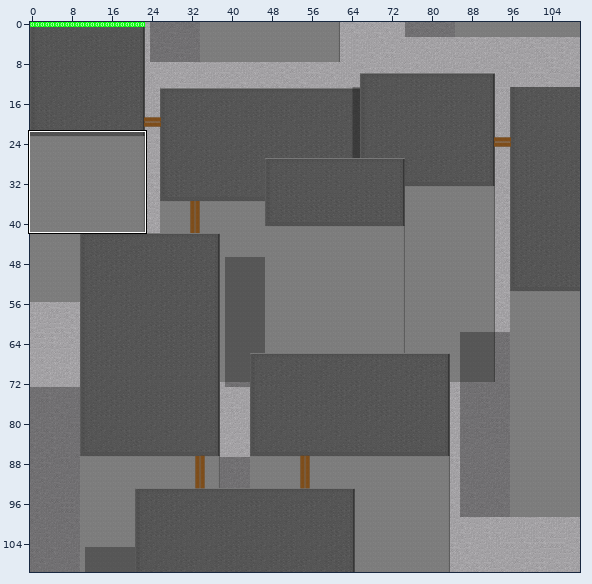
Tiled map (JSON): main/resources/worlds/RooftopMid.json. Above: a wide view before the commit, with the close-up outlined.
Close-up. As it was:
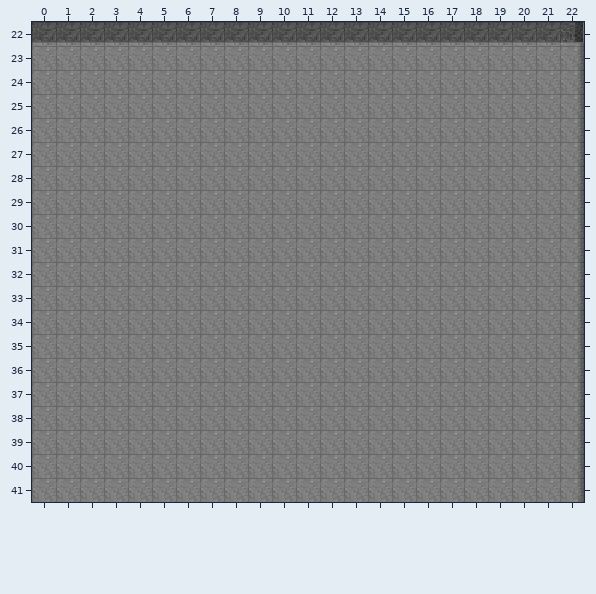
Cells are 16x16 px. Shown: x 0..22, y 22..41. The commit also changed other parts of the map, which this record leaves out.
And afterwards:
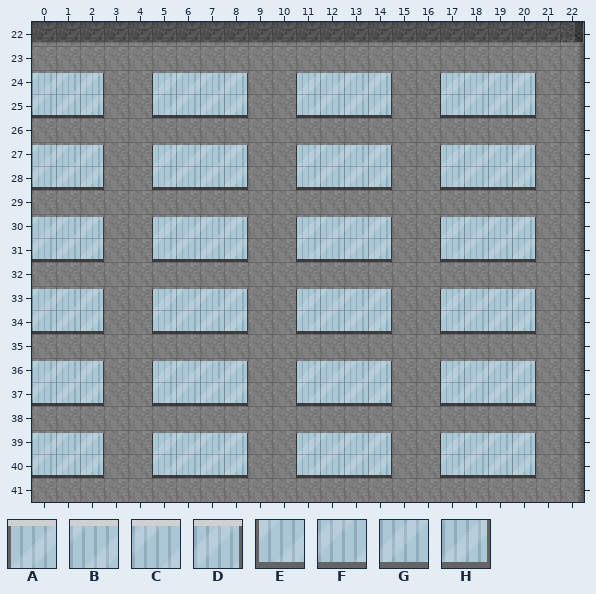
Key: from "Window4_tilesheet": A 0, B 1, C 2, D 3, E 4, F 5, G 6, H 7.
_ is an empty cell, . an unchanged one.
Tiles of an added or newly shown layer are drawn over the layers below it.
Changes in this commit:
--- layer "windows2" (added)
@@ x 0..20 @@
-24 ___..____..____..____
-25 ___..____..____..____
+24 BCD..ABCD..ABCD..ABCD
+25 FGH..EFGH..EFGH..EFGH
@@ x 0..20 @@
-27 ___..____..____..____
-28 ___..____..____..____
+27 BCD..ABCD..ABCD..ABCD
+28 FGH..EFGH..EFGH..EFGH
@@ x 0..20 @@
-30 ___..____..____..____
-31 ___..____..____..____
+30 BCD..ABCD..ABCD..ABCD
+31 FGH..EFGH..EFGH..EFGH
@@ x 0..20 @@
-33 ___..____..____..____
-34 ___..____..____..____
+33 BCD..ABCD..ABCD..ABCD
+34 FGH..EFGH..EFGH..EFGH
@@ x 0..20 @@
-36 ___..____..____..____
-37 ___..____..____..____
+36 BCD..ABCD..ABCD..ABCD
+37 FGH..EFGH..EFGH..EFGH
@@ x 0..20 @@
-39 ___..____..____..____
-40 ___..____..____..____
+39 BCD..ABCD..ABCD..ABCD
+40 FGH..EFGH..EFGH..EFGH
